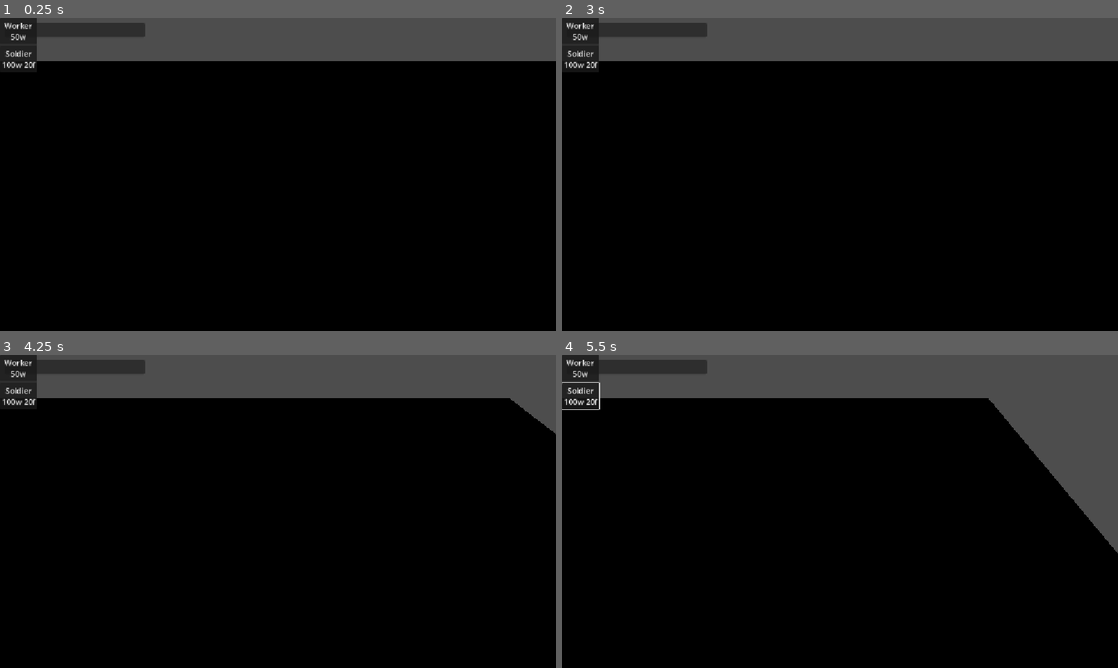
Above: before the commit, frames 1-4 (two rows, left to right).
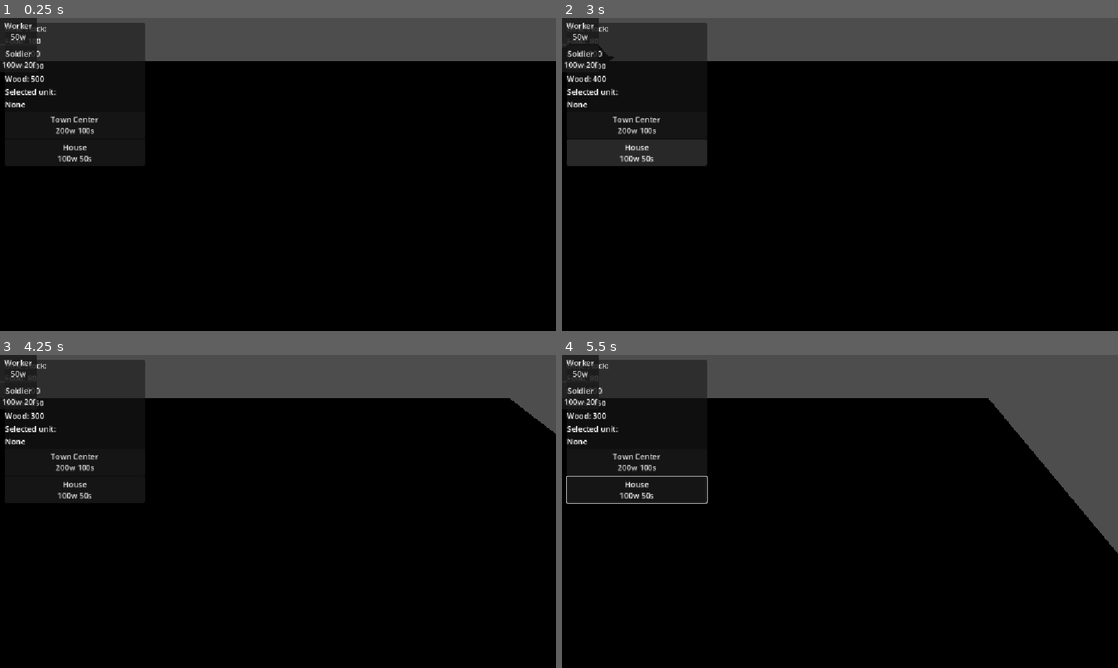
Above: after the commit, the same moments.

Repository: Ferrum-t/RTS_Nomads_Wars_2.0_Qwen
Game: Godot game, scene res://Scenes/World/World.tscn
The game is run twice, just before and just after one commit, with the same random seed, the same clock (stepped at 60 frames per second) and the same inputs.
Inputs (mouse positions are in pixels of both pictures, inside the frame that each line leads up to):
- Up to frame 1 (0.25 s): no input
- Up to frame 2 (3 s): click "Worker 50w" at 0.5 s; click (634, 124) at 1.25 s, where only the run after the commit has a clickable "Town Center 200w 100s"; click "Soldier 100w 20f" at 2 s; click (634, 152) at 2.75 s, where only the run after the commit has a clickable "House 100w 50s"
- Up to frame 3 (4.25 s): tap Enter at 3.5 s; move the mouse to (400, 495) at 3.52 s; hold Right (move_right) from 3.53 s (still down); click (400, 495) at 3.67 s
- Up to frame 4 (5.5 s): release Right (move_right) at 4.25 s; drag from (728, 527) to (812, 574) at 4.27 s; move the mouse to (895, 442) at 5.02 s; hold Right (move_right) from 5.03 s (still down)

The runs differ from the first frame. In frame 1, 2.2% of the frame differs, in the area x 0-27%, y 2-46%; in frame 2, 4.2%, in the area x 0-27%, y 2-48%; in frame 3, 2.2%; in frame 4, 2.5%.
Error before the commit: Parse Error: Cannot call non-static function "get_nearest_town_center()" on the class "BuildingManager" directly. Make an instance instead. (res://Scripts/Unit…

Commit message:
add BaseUnit changes

Diff:
--- a/Scripts/Managers/BuildingManager.gd
+++ b/Scripts/Managers/BuildingManager.gd
@@ -1,5 +1,4 @@
 extends Node
-class_name BuildingManager
 
 var town_center: TownCenter = null
 
